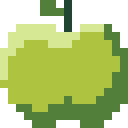
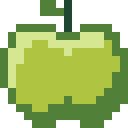
Layer changes from the first 128x128 image to the second:
painted on "image" over [0, 24, 104, 104]
